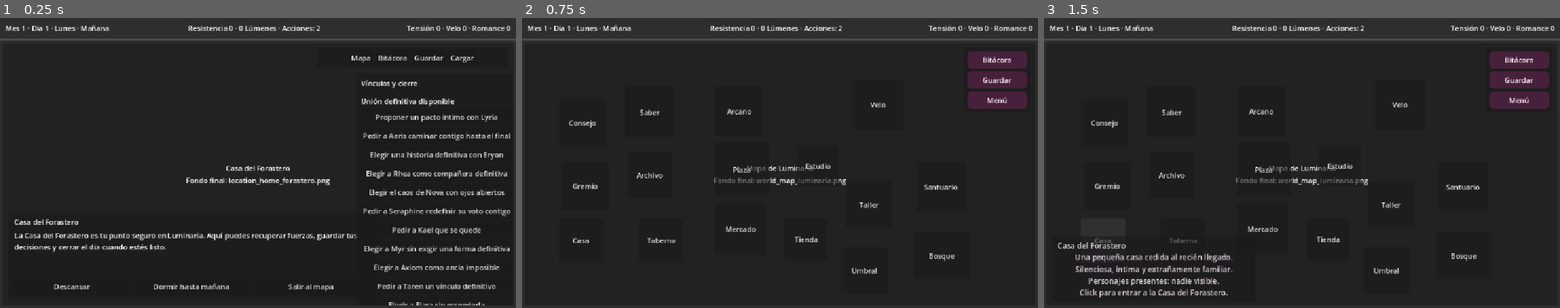
Above: before the commit, frames 1-3 (left to right).
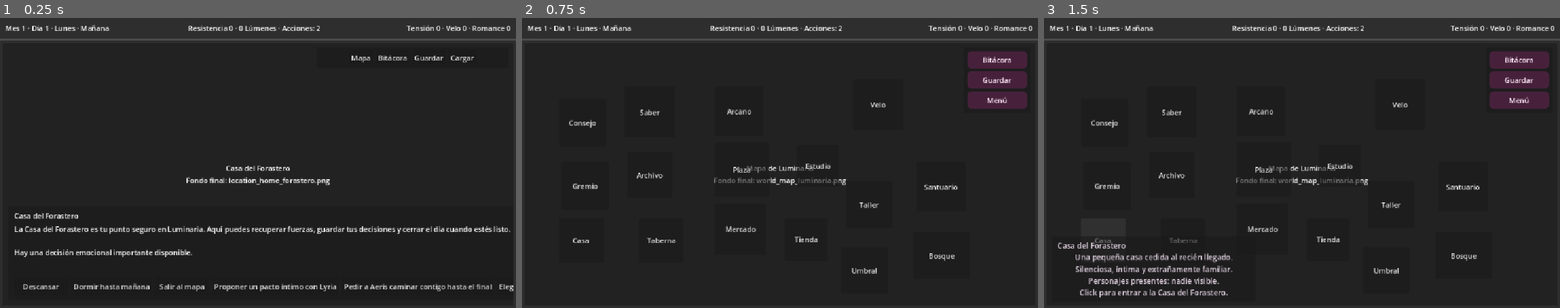
Above: after the commit, the same moments.

Repository: JoshSnowMex/isekai-novel
Game: Godot game, scene res://scenes/home/HomeScene.tscn
The game is run twice, just before and just after one commit, with the same random seed, the same clock (stepped at 60 frames per second) and the same inputs. This scene is started directly instead of the project's main scene.
Inputs:
- Up to frame 1 (0.25 s): no input
- Up to frame 2 (0.75 s): click "Mapa" at 0.5 s
- Up to frame 3 (1.5 s): click "Casa" at 1.25 s

The runs differ from the first frame. In frame 1, 6.6% of the frame differs, in the area x 2-100%, y 21-100%; in frame 2, nothing differs; in frame 3, nothing differs.
Error in both runs: Invalid access to property or key 'relationships' on a base object of type 'Dictionary'. (res://core/game_manager.gd:194)

Commit message:
Update home_scene.gd

Diff:
--- a/scenes/home/home_scene.gd
+++ b/scenes/home/home_scene.gd
@@ -14,12 +14,6 @@
 var main_description_scroll: ScrollContainer
 var main_description_label: Label
 var main_actions: HBoxContainer
-
-var side_panel: PanelContainer
-var side_title_label: Label
-var side_description_scroll: ScrollContainer
-var side_description_label: Label
-var side_actions: VBoxContainer
 
 var current_message: String = ""
 
@@ -76,7 +70,6 @@
 	build_background()
 	build_global_action_panel()
 	build_main_panel()
-	build_side_panel()
 
 	call_deferred("refresh_layout_after_frame")
 
@@ -133,7 +126,7 @@
 
 func build_main_panel() -> void:
 	main_panel = PanelContainer.new()
-	main_panel.custom_minimum_size = Vector2(720, 196)
+	main_panel.custom_minimum_size = Vector2(820, 210)
 	home_layer.add_child(main_panel)
 
 	var margin: MarginContainer = MarginContainer.new()
@@ -181,61 +174,12 @@
 	box.add_child(main_actions)
 
 
-func build_side_panel() -> void:
-	side_panel = PanelContainer.new()
-	side_panel.custom_minimum_size = Vector2(330, 260)
-	home_layer.add_child(side_panel)
-
-	var margin: MarginContainer = MarginContainer.new()
-	margin.add_theme_constant_override("margin_left", 12)
-	margin.add_theme_constant_override("margin_top", 10)
-	margin.add_theme_constant_override("margin_right", 12)
-	margin.add_theme_constant_override("margin_bottom", 10)
-	side_panel.add_child(margin)
-
-	var box: VBoxContainer = VBoxContainer.new()
-	box.size_flags_horizontal = Control.SIZE_EXPAND_FILL
-	box.size_flags_vertical = Control.SIZE_EXPAND_FILL
-	box.add_theme_constant_override("separation", 8)
-	margin.add_child(box)
-
-	side_title_label = Label.new()
-	side_title_label.custom_minimum_size = Vector2(1, 24)
-	side_title_label.size_flags_horizontal = Control.SIZE_EXPAND_FILL
-	side_title_label.size_flags_vertical = Control.SIZE_SHRINK_BEGIN
-	side_title_label.horizontal_alignment = HORIZONTAL_ALIGNMENT_LEFT
-	side_title_label.vertical_alignment = VERTICAL_ALIGNMENT_CENTER
-	side_title_label.autowrap_mode = TextServer.AUTOWRAP_WORD_SMART
-	box.add_child(side_title_label)
-
-	side_description_scroll = ScrollContainer.new()
-	side_description_scroll.size_flags_horizontal = Control.SIZE_EXPAND_FILL
-	side_description_scroll.size_flags_vertical = Control.SIZE_EXPAND_FILL
-	side_description_scroll.horizontal_scroll_mode = ScrollContainer.SCROLL_MODE_DISABLED
-	side_description_scroll.vertical_scroll_mode = ScrollContainer.SCROLL_MODE_AUTO
-	box.add_child(side_description_scroll)
-
-	side_description_label = Label.new()
-	side_description_label.size_flags_horizontal = Control.SIZE_EXPAND_FILL
-	side_description_label.size_flags_vertical = Control.SIZE_SHRINK_BEGIN
-	side_description_label.vertical_alignment = VERTICAL_ALIGNMENT_TOP
-	side_description_label.autowrap_mode = TextServer.AUTOWRAP_WORD_SMART
-	side_description_scroll.add_child(side_description_label)
-
-	side_actions = VBoxContainer.new()
-	side_actions.size_flags_horizontal = Control.SIZE_EXPAND_FILL
-	side_actions.size_flags_vertical = Control.SIZE_SHRINK_END
-	side_actions.add_theme_constant_override("separation", 6)
-	box.add_child(side_actions)
-
-
 func refresh_home(message: String = "") -> void:
 	current_message = message
 	GameManager.current_location_id = "home"
 	hud_bar.refresh()
 
 	refresh_main_panel()
-	refresh_side_panel()
 	call_deferred("refresh_layout_after_frame")
 
 
@@ -284,83 +228,25 @@
 		))
 		map_button.mouse_exited.connect(func(): restore_main_text())
 
-
-func refresh_side_panel() -> void:
-	clear_children(side_actions)
-
-	side_title_label.text = "Vínculos y cierre"
-	side_description_label.text = build_home_state_summary()
-
-	build_final_union_options()
-
-
-func get_home_description() -> String:
-	var text: String = ""
-	text += "La Casa del Forastero es tu punto seguro en Luminaria. Aquí puedes recuperar fuerzas, guardar tus decisiones y cerrar el día cuando estés listo."
-
-	if GameManager.is_day_exhausted():
-		text += "\n\nYa no quedan acciones útiles hoy. Dormir es la mejor forma de continuar."
-
-	var pending_count: int = get_pending_narrative_count()
-
-	if pending_count > 0:
-		text += "\n\nAlgo espera ser procesado al descansar. El Velo tiene %s mensaje(s) pendiente(s)." % pending_count
-
-	return text
-
-
-func build_home_state_summary() -> String:
-	var text: String = ""
-
-	text += "Estado actual:\n"
-	text += "- Resistencia: %s/%s\n" % [
-		int(GameManager.player.get("stamina", 0)),
-		int(GameManager.player.get("max_stamina", 0))
-	]
-	text += "- Lúmenes: %s\n" % int(GameManager.player.get("money", 0))
-	text += "- Acciones restantes: %s\n" % GameManager.get_actions_remaining()
-	text += "- Momento: Mes %s · Día %s · %s · %s\n" % [
-		GameManager.current_month,
-		GameManager.current_day,
-		GameManager.get_weekday_name(),
-		GameManager.get_time_label()
-	]
-
+	add_final_union_actions()
+
+
+func add_final_union_actions() -> void:
 	if FinalUnionSystem.has_final_union():
-		var npc_id: String = FinalUnionSystem.get_final_union_npc_id()
-		var npc: Dictionary = DataManager.get_npc(npc_id)
-		text += "\nUnión definitiva:\n"
-		text += "- %s\n" % npc.get("name", npc_id)
-
 		if PostgameSystem.is_postgame_started():
-			text += "\nPostgame:\n"
-			text += PostgameSystem.get_postgame_status_text()
-	else:
-		var candidates: Array = FinalUnionSystem.get_available_candidates()
-
-		if candidates.is_empty():
-			text += "\nUnión definitiva:\n"
-			text += "- Aún no hay nadie listo para ese paso.\n"
-		else:
-			text += "\nUnión definitiva:\n"
-			text += "- Hay una decisión importante disponible.\n"
-
-	return text
-
-
-func build_final_union_options() -> void:
-	if FinalUnionSystem.has_final_union():
+			var postgame_button: Button = add_main_action("Estado de la unión", func(): show_postgame_status())
+			postgame_button.mouse_entered.connect(func(): show_main_preview(
+				"Estado de la unión",
+				"Consulta el estado actual de la unión definitiva y sus tensiones posteriores."
+			))
+			postgame_button.focus_entered.connect(func(): show_main_preview(
+				"Estado de la unión",
+				"Consulta el estado actual de la unión definitiva y sus tensiones posteriores."
+			))
+			postgame_button.mouse_exited.connect(func(): restore_main_text())
 		return
 
 	var candidates: Array = FinalUnionSystem.get_available_candidates()
-
-	if candidates.is_empty():
-		return
-
-	var header: Label = Label.new()
-	header.text = "Unión definitiva disponible"
-	header.autowrap_mode = TextServer.AUTOWRAP_WORD_SMART
-	side_actions.add_child(header)
 
 	for npc_id in candidates:
 		add_final_union_button(str(npc_id))
@@ -374,29 +260,48 @@
 		"Proponer unión a %s" % npc.get("name", npc_id)
 	))
 
-	var button: Button = Button.new()
-	button.text = label_text
-	button.focus_mode = Control.FOCUS_ALL
-	button.size_flags_horizontal = Control.SIZE_EXPAND_FILL
-	button.custom_minimum_size = Vector2(1, 36)
-
-	button.pressed.connect(func(): propose_final_union(npc_id))
+	var button: Button = add_main_action(label_text, func(): propose_final_union(npc_id))
 
 	button.mouse_entered.connect(func():
-		side_title_label.text = "Unión con %s" % npc.get("name", npc_id)
-		side_description_label.text = get_final_union_preview_text(npc_id)
+		show_main_preview(
+			"Unión con %s" % npc.get("name", npc_id),
+			get_final_union_preview_text(npc_id)
+		)
 	)
 
 	button.focus_entered.connect(func():
-		side_title_label.text = "Unión con %s" % npc.get("name", npc_id)
-		side_description_label.text = get_final_union_preview_text(npc_id)
-	)
-
-	button.mouse_exited.connect(func():
-		refresh_side_panel()
-	)
-
-	side_actions.add_child(button)
+		show_main_preview(
+			"Unión con %s" % npc.get("name", npc_id),
+			get_final_union_preview_text(npc_id)
+		)
+	)
+
+	button.mouse_exited.connect(func(): restore_main_text())
+
+
+func get_home_description() -> String:
+	var text: String = ""
+	text += "La Casa del Forastero es tu punto seguro en Luminaria. Aquí puedes recuperar fuerzas, guardar tus decisiones y cerrar el día cuando estés listo."
+
+	if GameManager.is_day_exhausted():
+		text += "\n\nYa no quedan acciones útiles hoy. Dormir es la mejor forma de continuar."
+
+	var pending_count: int = get_pending_narrative_count()
+
+	if pending_count > 0:
+		text += "\n\nAlgo espera ser procesado al descansar. El Velo tiene %s mensaje(s) pendiente(s)." % pending_count
+
+	if has_final_union_context():
+		text += "\n\nHay una decisión emocional importante disponible."
+
+	return text
+
+
+func has_final_union_context() -> bool:
+	if FinalUnionSystem.has_final_union():
+		return PostgameSystem.is_postgame_started()
+
+	return not FinalUnionSystem.get_available_candidates().is_empty()
 
 
 func get_final_union_preview_text(npc_id: String) -> String:
@@ -408,6 +313,18 @@
 	text += str(requirement.get("description", "Una unión definitiva cambia el estado de la historia y abre consecuencias de postgame."))
 
 	return text
+
+
+func show_postgame_status() -> void:
+	main_title_label.text = "Estado de la unión"
+	main_description_label.text = PostgameSystem.get_postgame_status_text()
+
+	clear_children(main_actions)
+
+	add_main_action("Volver", func():
+		current_message = ""
+		refresh_home()
+	)
 
 
 func show_main_preview(title: String, description: String) -> void:
@@ -589,38 +506,18 @@
 		margin
 	)
 
-	var main_width: float = min(820.0, max(420.0, home_layer.size.x - 24.0))
-	var main_height: float = 196.0
+	var main_width: float = min(860.0, max(420.0, home_layer.size.x - 24.0))
+	var main_height: float = 210.0
 
 	if home_layer.size.x < 760:
 		main_width = max(360.0, home_layer.size.x - 24.0)
-		main_height = 218.0
+		main_height = 230.0
 
 	main_panel.size = Vector2(main_width, main_height)
 	main_panel.position = Vector2(
 		12.0,
 		max(12.0, home_layer.size.y - main_height - 12.0)
 	)
-
-	var side_width: float = 340.0
-	var side_height: float = min(310.0, max(240.0, home_layer.size.y - 86.0))
-
-	if home_layer.size.x < 900:
-		side_width = min(320.0, max(280.0, home_layer.size.x - 24.0))
-		side_height = 210.0
-
-	side_panel.size = Vector2(side_width, side_height)
-
-	if home_layer.size.x < 900:
-		side_panel.position = Vector2(
-			12.0,
-			max(60.0, main_panel.position.y - side_height - 10.0)
-		)
-	else:
-		side_panel.position = Vector2(
-			max(12.0, home_layer.size.x - side_width - 12.0),
-			68.0
-		)
 
 
 func _notification(what: int) -> void:
